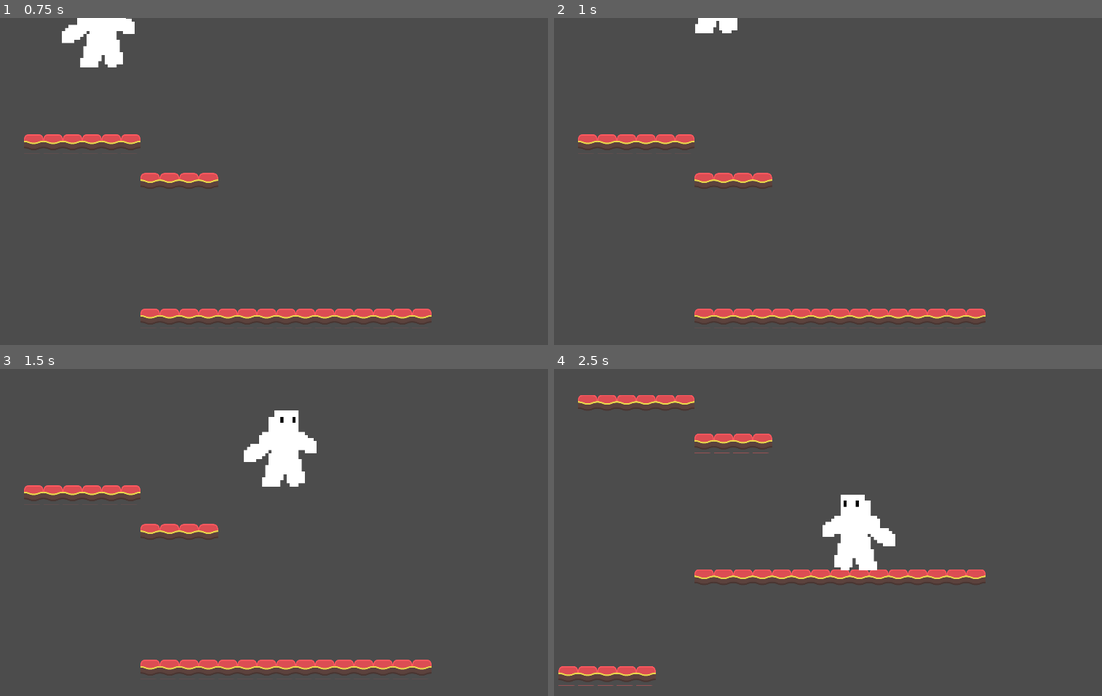
Above: before the commit, frames 1-4 (two rows, left to right).
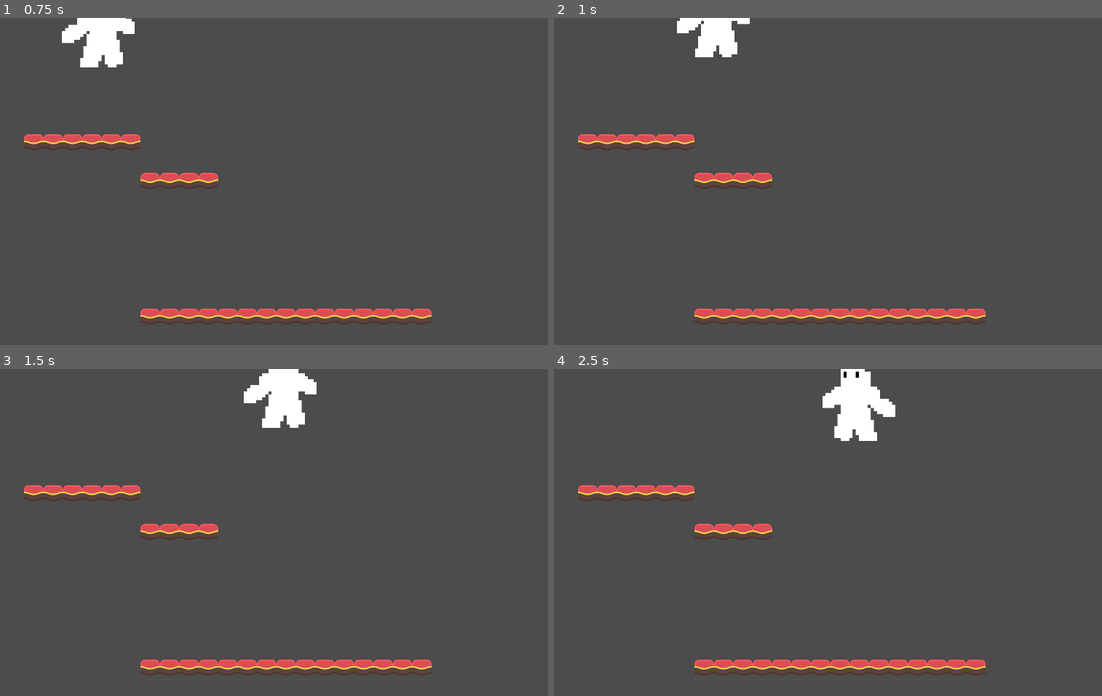
Above: after the commit, the same moments.

Repository: samfalberg/Clonewell
Game: Godot game, scene res://World/Well.tscn
Same seed, same stepped clock (60 frames per second), same inputs: the game is played once before the commit and once after it.
Inputs:
- Up to frame 1 (0.75 s): hold D (move_right) from 0.53 s (still down); hold Shift (jump_and_shoot) from 0.53 s (still down)
- Up to frame 2 (1 s): keep holding D (move_right); keep holding Shift (jump_and_shoot)
- Up to frame 3 (1.5 s): keep holding D (move_right); release Shift (jump_and_shoot) at 1.28 s; tap Shift (jump_and_shoot) at 1.35 s
- Up to frame 4 (2.5 s): tap Shift (jump_and_shoot) at 1.52, 1.82 s; release D (move_right) at 2.03 s; hold A (move_left) from 2.03 s (still down); hold Shift (jump_and_shoot) from 2.03 s (still down)

Frame 1 is identical in both runs. In frame 2, 0.8% of the frame differs, in the area x 22-36%, y 0-12%; in frame 3, 2.8%; in frame 4, 9.4%, in the area x 0-79%, y 0-97%.

Commit message:
Add gunboot jumping

Diff:
--- a/Characters/Player.gd
+++ b/Characters/Player.gd
@@ -1,7 +1,26 @@
 extends Character
+
+var on_ground = false
+var rounds_shot = 0
+var gunboots_duration = 0
 
 # Add player movement and physics
 func _physics_process(delta: float):
+	if Input.is_action_just_pressed("jump_and_shoot") and not is_on_floor():
+		rounds_shot += 1
+		velocity.y = -500
+
+	if Input.is_action_pressed("jump_and_shoot") and not is_on_floor():
+		gunboots_duration += delta
+		if gunboots_duration >= .25:
+			rounds_shot += 1
+			velocity.y = -300
+			gunboots_duration = 0
+
+	if Input.is_action_just_released("jump_and_shoot"):
+		rounds_shot = 0
+		gunboots_duration = 0
+
 	var is_jump_interrupted = Input.is_action_just_released("jump_and_shoot") and velocity.y < 0.0
 
 	var direction = get_direction()
